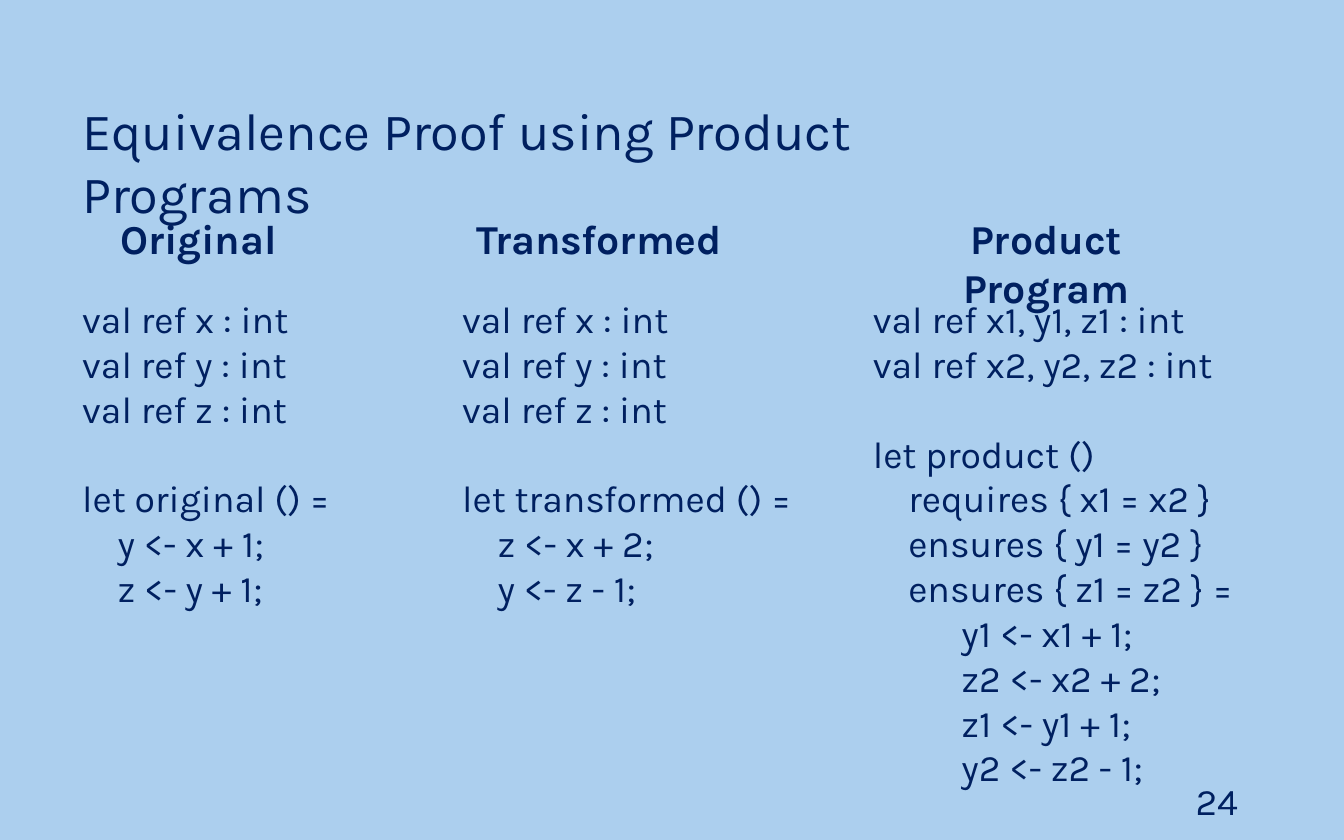
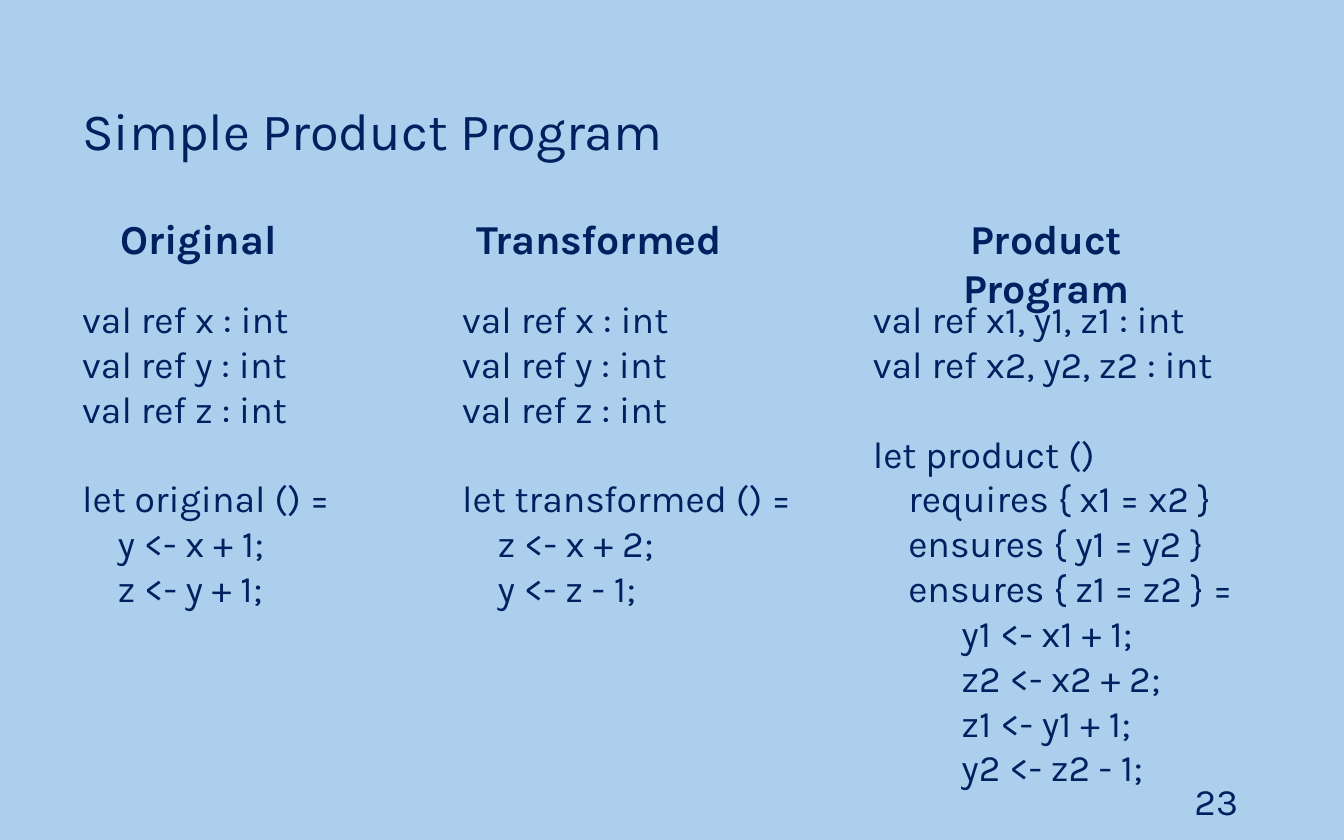
Before and after one commit to JoaoNini75/MasterThesis, a slide deck: slide 23 of Ap Prep Tese.pptx (slide 24 before the commit). Drawn at 1344x840 pixels with LibreOffice and Linux fonts; fonts in the diff are those of the drawing. Boxes give left, top, right and bottom in pixels: in the first picture for what was removed or moved away, otherwise in the second. Text is boxed around its words. In the diff, an @@ line names an element or a change of style, - is before the commit and + after.

```diff
--- a/Ap Prep Tese.pptx
+++ b/Ap Prep Tese.pptx
@@ text at <box>82,114,662,163</box>: text changed @@
-Equivalence Proof using Product Programs
+Simple Product Program
@@ page number at <box>1194,791,1238,816</box>: text changed @@
-24
+23
```
Also in this commit, not shown: 4 other slides changed, 5 slides added, 4 slides removed.
